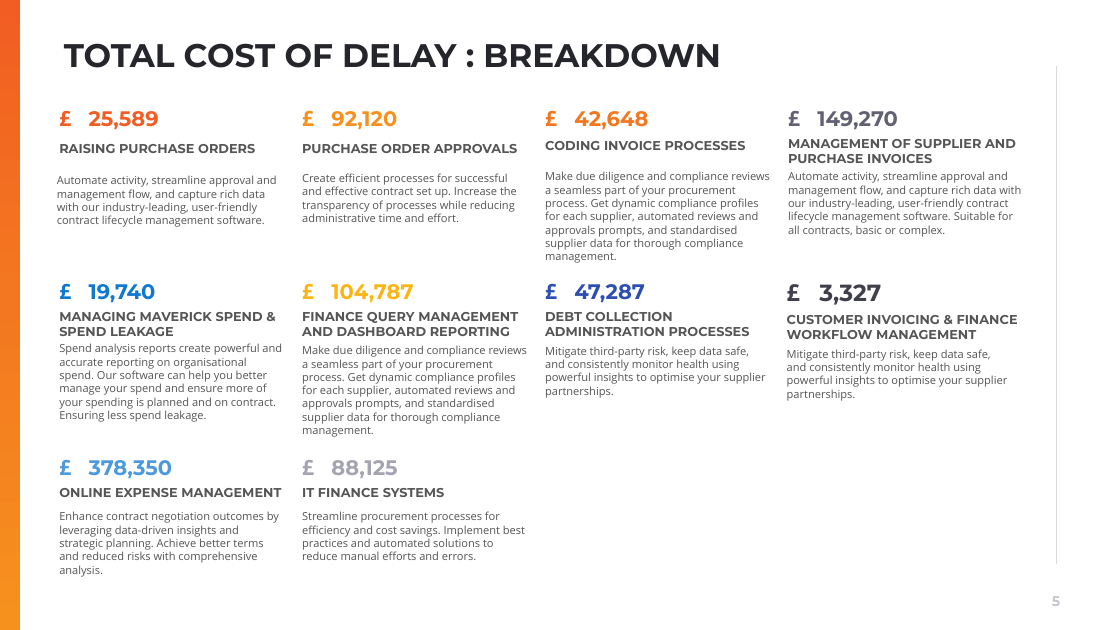
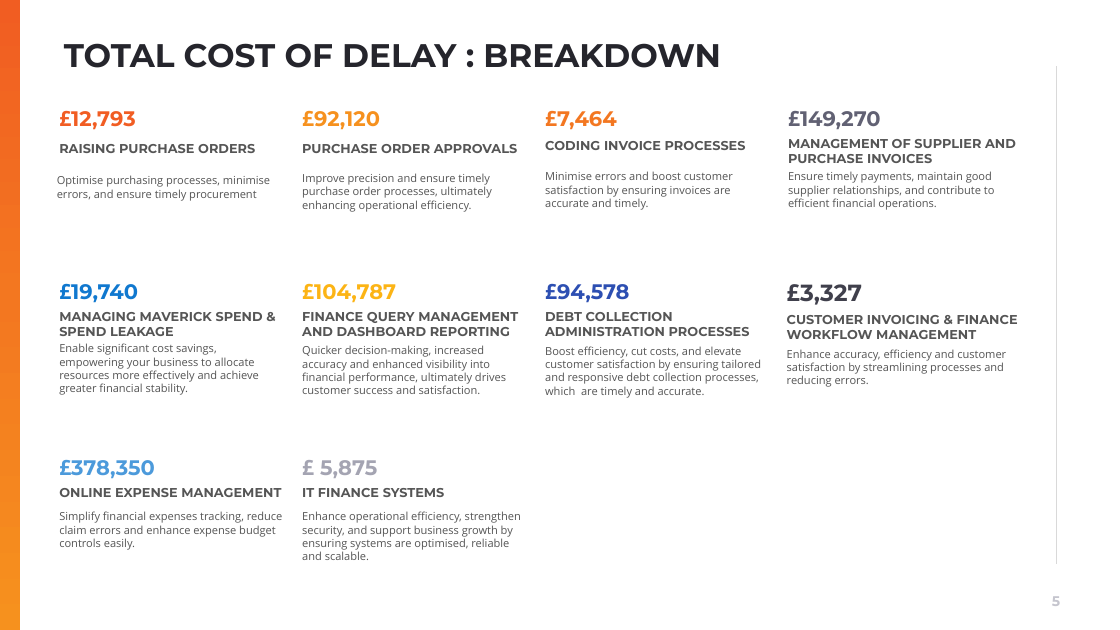
Before and after one commit to muratozdemirpiblo/ppt-api, a slide deck: slide 5 of output.pptx. Drawn at 1120x630 pixels with LibreOffice and Linux fonts; fonts in the diff are those of the drawing; background and template pictures are left out. Boxes give left, top, right and bottom in pixels: in the first picture for what was removed or moved away, otherwise in the second. Text is boxed around its words. In the diff, an @@ line names an element or a change of style, - is before the commit and + after.

```diff
--- a/output.pptx
+++ b/output.pptx
@@ text at (59, 111, 136, 130): text changed @@
-£ 25,589
+£12,793
@@ text at (302, 111, 380, 130): spaces changed @@
-£ 92,120
+£92,120
@@ text at (545, 111, 617, 130): text changed @@
-£ 42,648
+£7,464
@@ text at (788, 111, 881, 129): spaces changed @@
-£ 149,270
+£149,270
@@ text at (57, 175, 270, 201): text changed @@
-Automate activity, streamline approval and management flow, and capture rich data with our industry-leading, user-friendly contract lifecycle management software.
+Optimise purchasing processes, minimise errors, and ensure timely procurement
@@ text at (302, 173, 492, 212): text changed @@
-Create efficient processes for successful and effective contract set up. Increase the transparency of processes while reducing administrative time and effort.
+Improve precision and ensure timely purchase order processes, ultimately enhancing operational efficiency.
@@ text at (545, 171, 733, 210): text changed @@
-Make due diligence and compliance reviews a seamless part of your procurement process. Get dynamic compliance profiles for each supplier, automated reviews and approvals prompts, and standardised supplier data for thorough compliance management.
+Minimise errors and boost customer satisfaction by ensuring invoices are accurate and timely.
@@ text at (788, 171, 995, 210): text changed @@
-Automate activity, streamline approval and management flow, and capture rich data with our industry-leading, user-friendly contract lifecycle management software. Suitable for all contracts, basic or complex.
+Ensure timely payments, maintain good supplier relationships, and contribute to efficient financial operations.
@@ text at (59, 283, 138, 303): spaces changed @@
-£ 19,740
+£19,740
@@ text at (302, 284, 396, 303): spaces changed @@
-£ 104,787
+£104,787
@@ text at (545, 284, 629, 303): text changed @@
-£ 47,287
+£94,578
@@ text at (787, 284, 862, 305): spaces changed @@
-£ 3,327
+£3,327
@@ text at (59, 343, 259, 395): text changed @@
-Spend analysis reports create powerful and accurate reporting on organisational spend. Our software can help you better manage your spend and ensure more of your spending is planned and on contract. Ensuring less spend leakage.
+Enable significant cost savings, empowering your business to allocate resources more effectively and achieve greater financial stability.
@@ text at (302, 345, 506, 394): text changed @@
-Make due diligence and compliance reviews a seamless part of your procurement process. Get dynamic compliance profiles for each supplier, automated reviews and approvals prompts, and standardised supplier data for thorough compliance management.
+Quicker decision-making, increased accuracy and enhanced visibility into financial performance, ultimately drives customer success and satisfaction.
@@ text at (545, 346, 761, 398): text changed @@
-Mitigate third-party risk, keep data safe, and consistently monitor health using powerful insights to optimise your supplier partnerships.
+Boost efficiency, cut costs, and elevate customer satisfaction by ensuring tailored and responsive debt collection processes, which are timely and accurate.
@@ text at (787, 349, 1006, 387): text changed @@
-Mitigate third-party risk, keep data safe, and consistently monitor health using powerful insights to optimise your supplier partnerships.
+Enhance accuracy, efficiency and customer satisfaction by streamlining processes and reducing errors.
@@ text at (59, 460, 155, 479): spaces changed @@
-£ 378,350
+£378,350
@@ text at (320, 460, 377, 478): text changed @@
-£ 88,125
+£ 5,875
@@ text at (59, 511, 283, 550): text changed @@
-Enhance contract negotiation outcomes by leveraging data-driven insights and strategic planning. Achieve better terms and reduced risks with comprehensive analysis.
+Simplify financial expenses tracking, reduce claim errors and enhance expense budget controls easily.
@@ text at (302, 511, 521, 560): text changed @@
-Streamline procurement processes for efficiency and cost savings. Implement best practices and automated solutions to reduce manual efforts and errors.
+Enhance operational efficiency, strengthen security, and support business growth by ensuring systems are optimised, reliable and scalable.
```
Also in this commit, not shown: 7 other slides changed, 2 other files.
